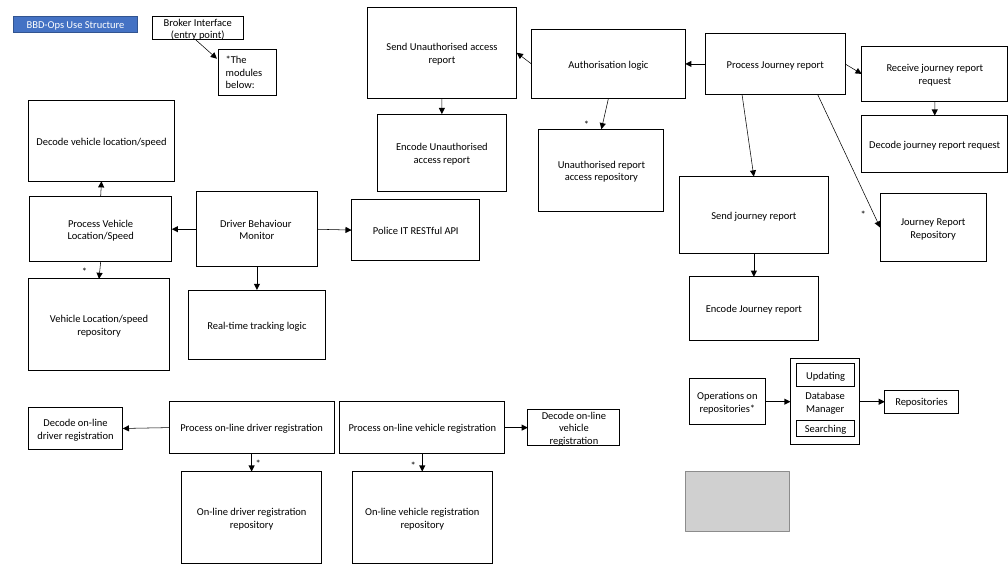
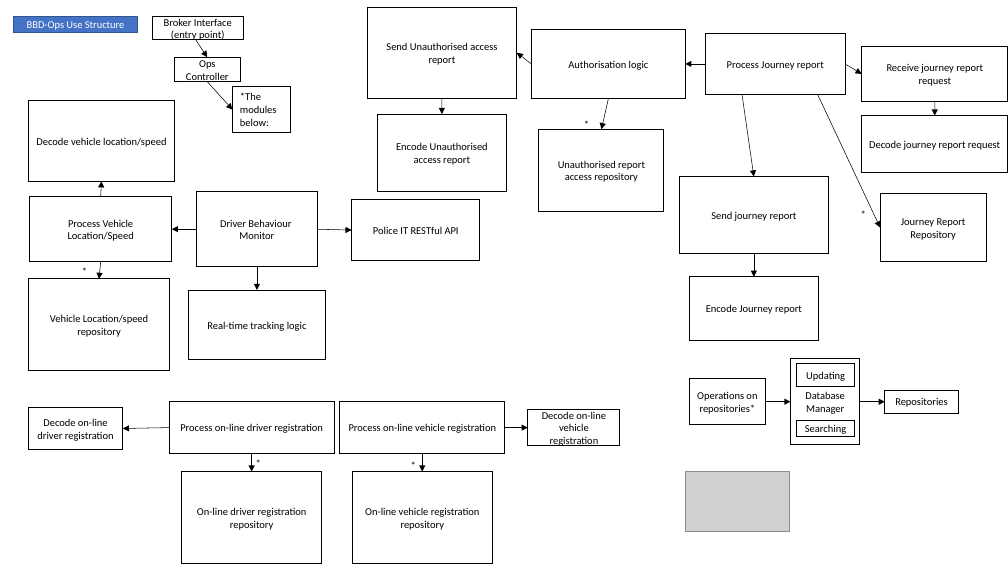
Before and after one commit to st970703/Software_Architecture_Report, a slide deck: slide 3 of Big Brother Driver Diagrams.pptx. Drawn at 1008x567 pixels with LibreOffice and Linux fonts; fonts in the diff are those of the drawing; grey boxes stand for pictures. Boxes give left, top, right and bottom in pixels: in the first picture for what was removed or moved away, otherwise in the second. Text is boxed around its words. In the diff, an @@ line names an element or a change of style, - is before the commit and + after.

```diff
--- a/Big Brother Driver Diagrams.pptx
+++ b/Big Brother Driver Diagrams.pptx
@@ rectangle added at box(174, 57, 240, 82), fill #FFFFFF, outline #000000 1 pt, 10 pt, text #000000 @@
+Ops Controller
@@ arrow moved from (196, 40) - (217, 59) to (196, 40) - (207, 57) @@
@@ arrow added from (207, 82) to (233, 110), #000000 0.5 pt @@
@@ rectangle "*The modules below:": place and size @@
-rectangle "*The modules below:" at box(219, 49, 276, 95)
+rectangle "*The modules below:" at box(233, 87, 290, 133)
```
Also in this commit, not shown: 2 other slides changed, 1 other file.
